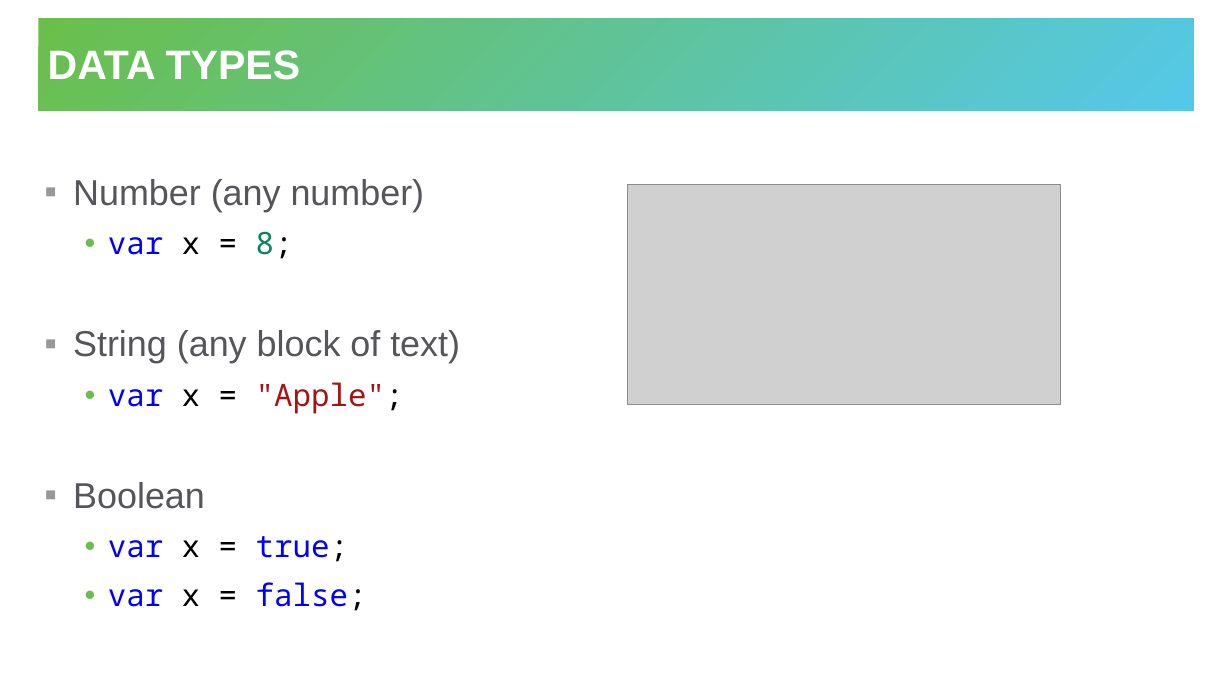
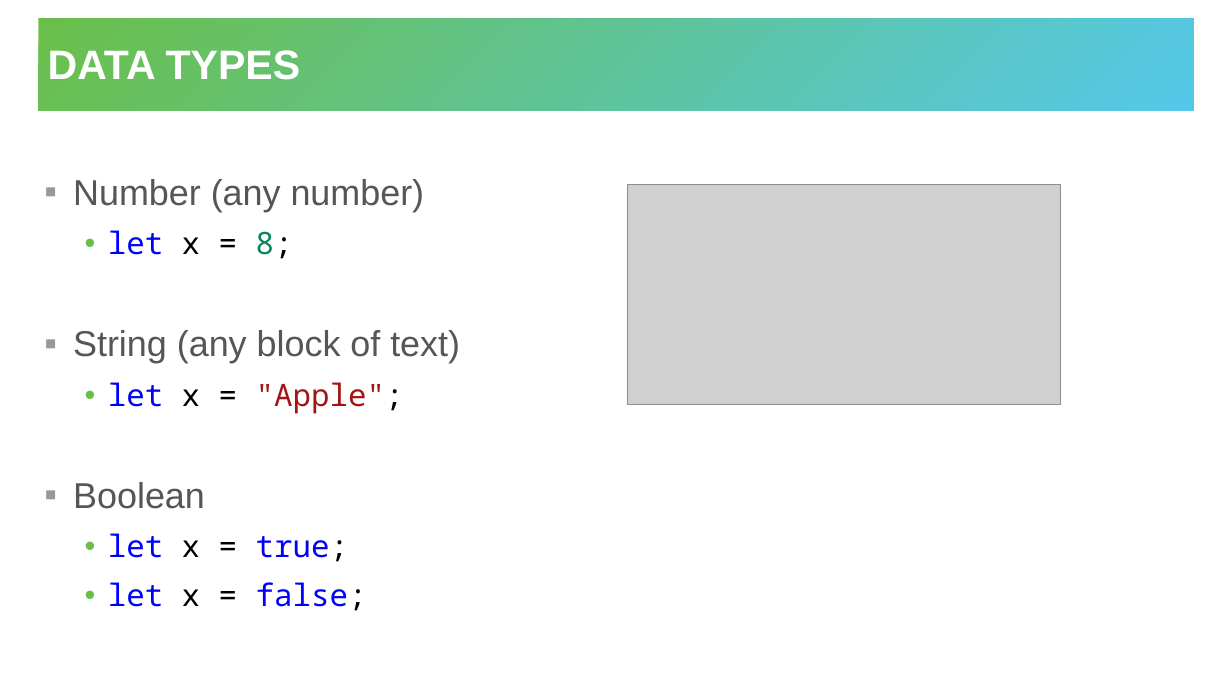
Before and after one commit to hytechclub/web-102, a slide deck: slide 6 of Week05/Conditionals.pptx. Drawn at 1232x693 pixels with LibreOffice and Linux fonts; fonts in the diff are those of the drawing; grey boxes stand for pictures. Boxes give left, top, right and bottom in pixels: in the first picture for what was removed or moved away, otherwise in the second. Text is boxed around its words. In the diff, an @@ line names an element or a change of style, - is before the commit and + after.

```diff
--- a/Week05/Conditionals.pptx
+++ b/Week05/Conditionals.pptx
@@ text at (108, 230, 293, 259): text changed @@
-  • var x = 8;
+  • let x = 8;
@@ text at (108, 382, 404, 414): text changed @@
-  • var x = "Apple";
+  • let x = "Apple";
@@ text at (108, 533, 367, 611): text changed @@
-  • var x = true;
-  • var x = false;
+  • let x = true;
+  • let x = false;
```
Also in this commit, not shown: 2 other slides changed, 7 other files.
